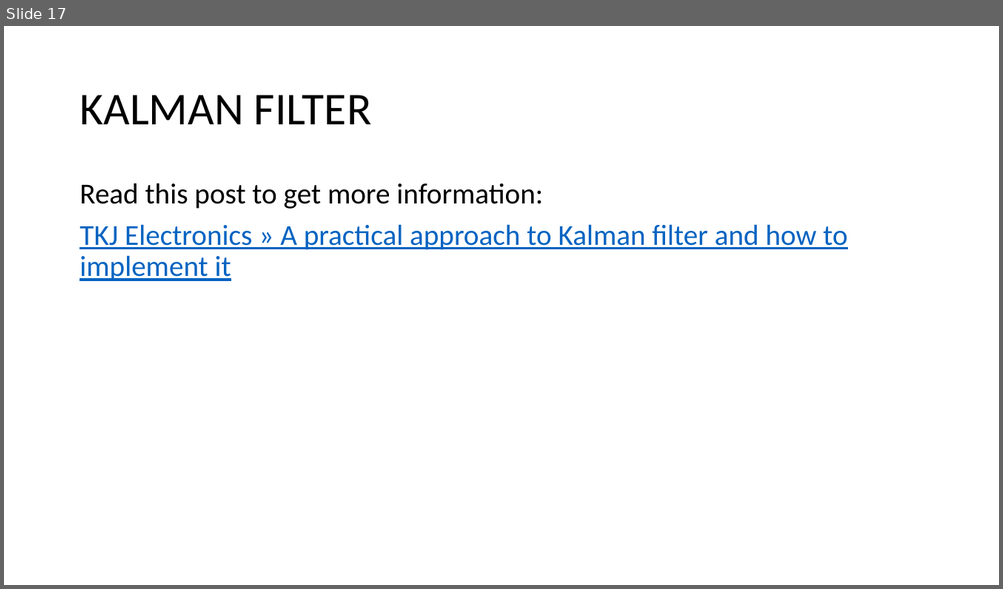
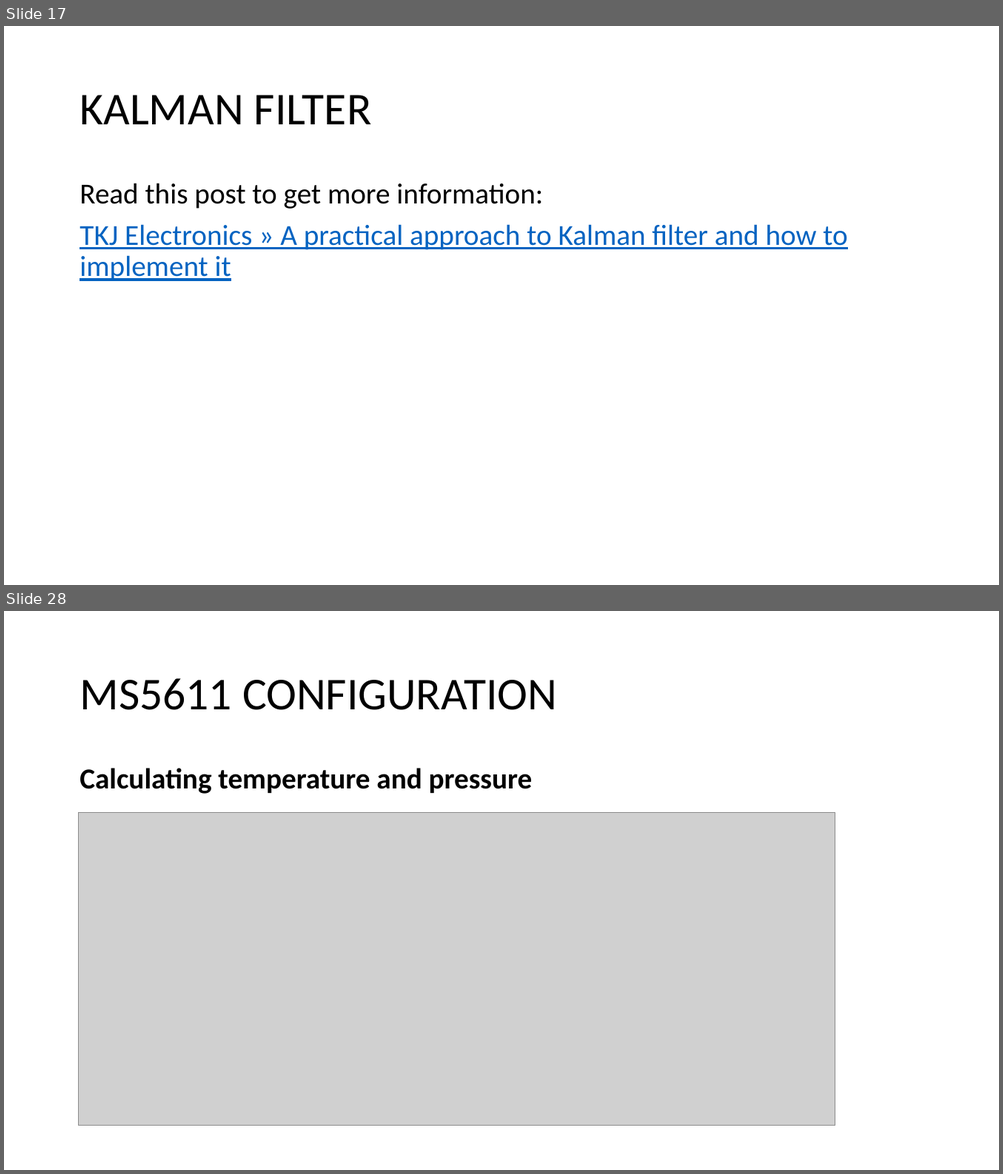
Before and after one commit to HIDER-ROOT/GY-86-for-raspi, a slide deck: Theory.pptx. Shown one above the other, each under a label of ours: slide 17 before the commit, slides 17 and 28 after it; the slides between them are not shown. The pictures are 1003x589 and 1003x1174 pixels, drawn with LibreOffice and Linux fonts; fonts in the diff are those of the drawing; grey boxes stand for pictures. Boxes give left, top, right and bottom in pixels: in the first picture for what was removed or moved away, otherwise in the second. Text is boxed around its words. In the diff, an @@ line names an element or a change of style, - is before the commit and + after.

```diff
--- a/Theory.pptx
+++ b/Theory.pptx
@@ slide 28 added at <box>4,611,999,1170</box>, background #FFFFFF @@
@@ title added at <box>79,678,557,710</box>, 44 pt, text #000000 @@
+MS5611 CONFIGURATION
@@ text added at <box>79,768,532,794</box>, 28 pt, text #000000, bold @@
+Calculating temperature and pressure
@@ picture added at <box>79,813,835,1127</box> @@
```
Also in this commit, not shown: 10 other slides added, 2 other files.
